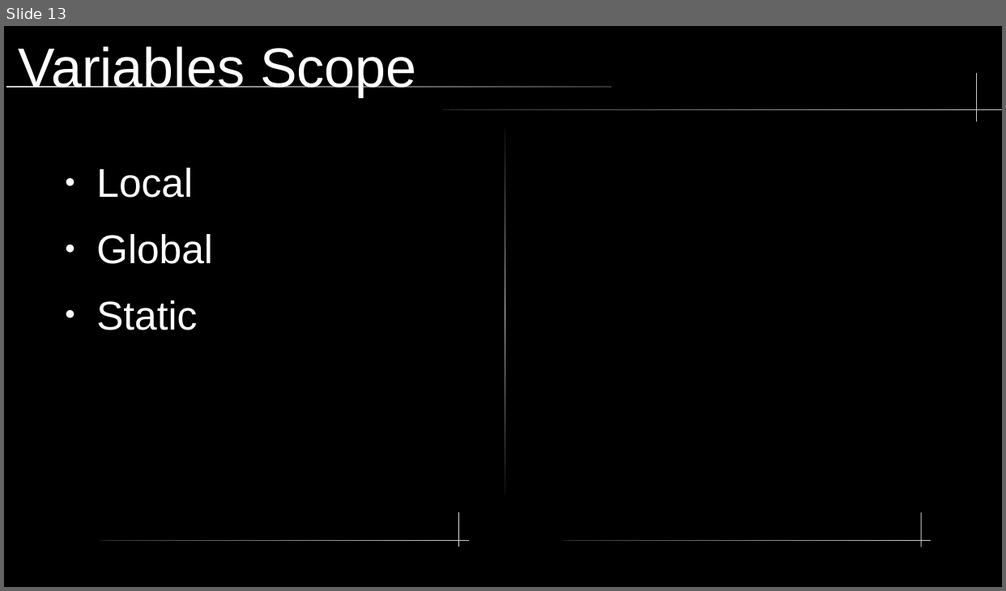
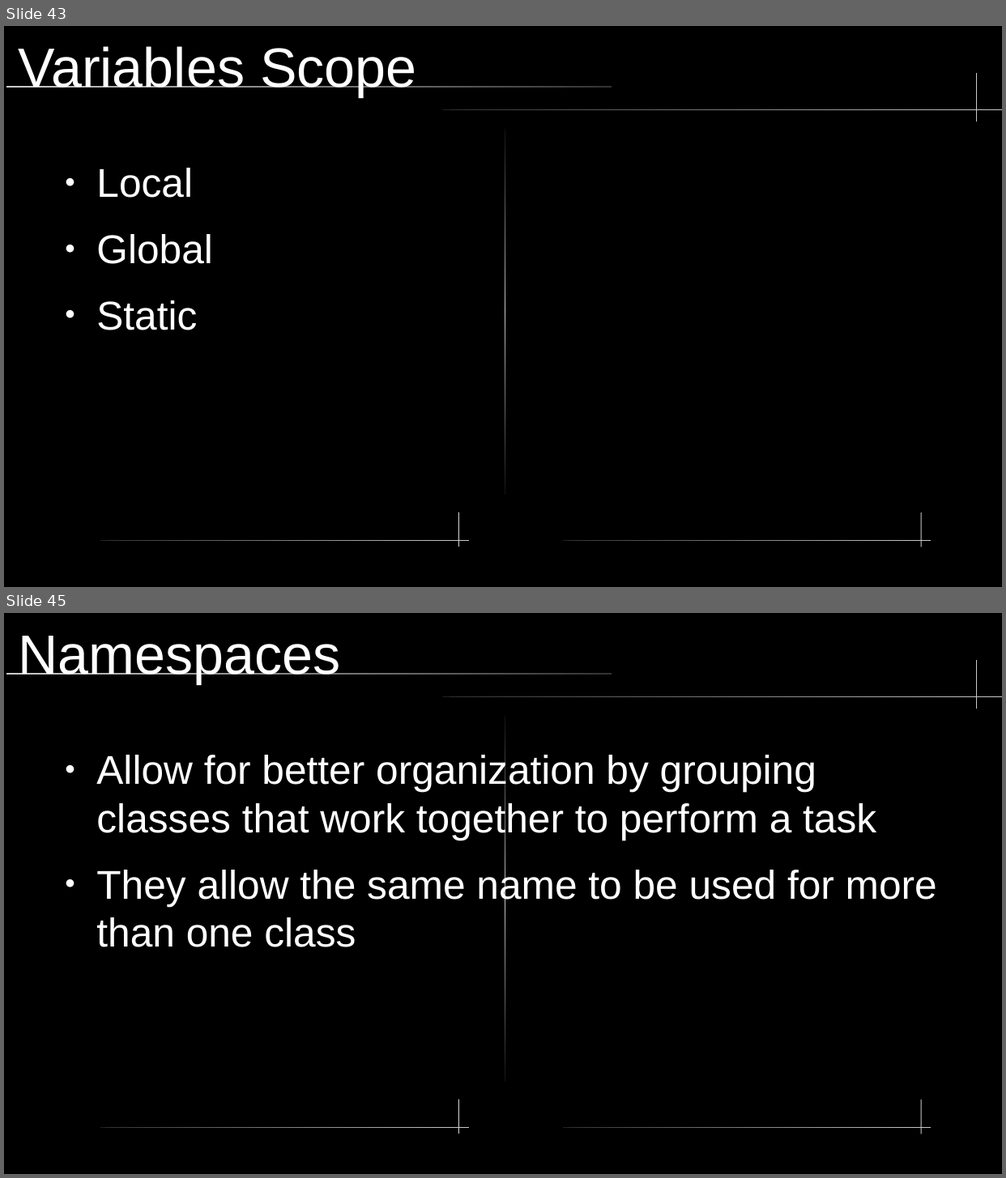
Before and after one commit to liviubalan/php-oop, a slide deck: lecture/02/PHPWorkshop-slides-part2.odp. Shown one above the other, each under a label of ours: slide 13 before the commit, slides 43 and 45 after it; the slides between them are not shown. The pictures are 1006x591 and 1006x1178 pixels, drawn with LibreOffice and Linux fonts; fonts in the diff are those of the drawing. Boxes give left, top, right and bottom in pixels: in the first picture for what was removed or moved away, otherwise in the second. Text is boxed around its words. In the diff, an @@ line names an element or a change of style, - is before the commit and + after.

```diff
--- a/lecture/02/PHPWorkshop-slides-part2.odp
+++ b/lecture/02/PHPWorkshop-slides-part2.odp
@@ slide 45 added at (x1=4, y1=613, x2=1002, y2=1174), background #000000; not listed: 8 template elements that a slide beside it also shows @@
@@ title added at (x1=19, y1=636, x2=341, y2=684), 44 pt, text #FFFFFF @@
+Namespaces
@@ text added at (x1=96, y1=752, x2=937, y2=948), 32 pt, text #FFFFFF @@
+● Allow for better organization by grouping classes that work together to perform a task
+● They allow the same name to be used for more than one class
@@ what was slide 13 is now slide 43 @@
```
Also in this commit, not shown: 2 slides changed, 35 other slides added, 1 slide removed, 5 other files.
